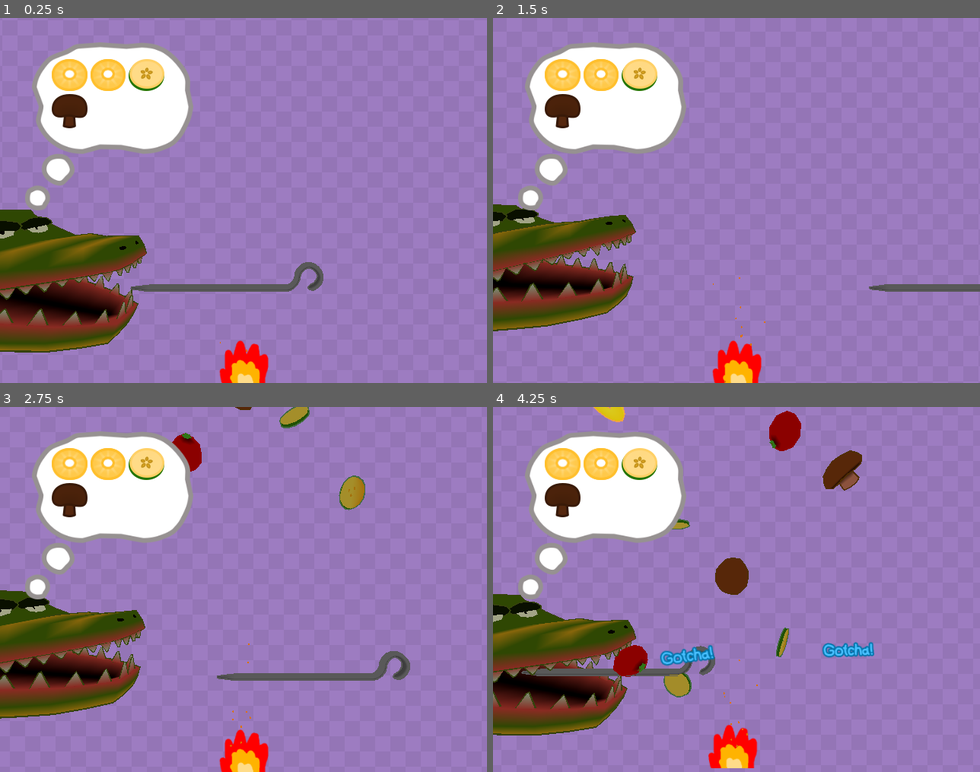
Above: before the commit, frames 1-4 (two rows, left to right).
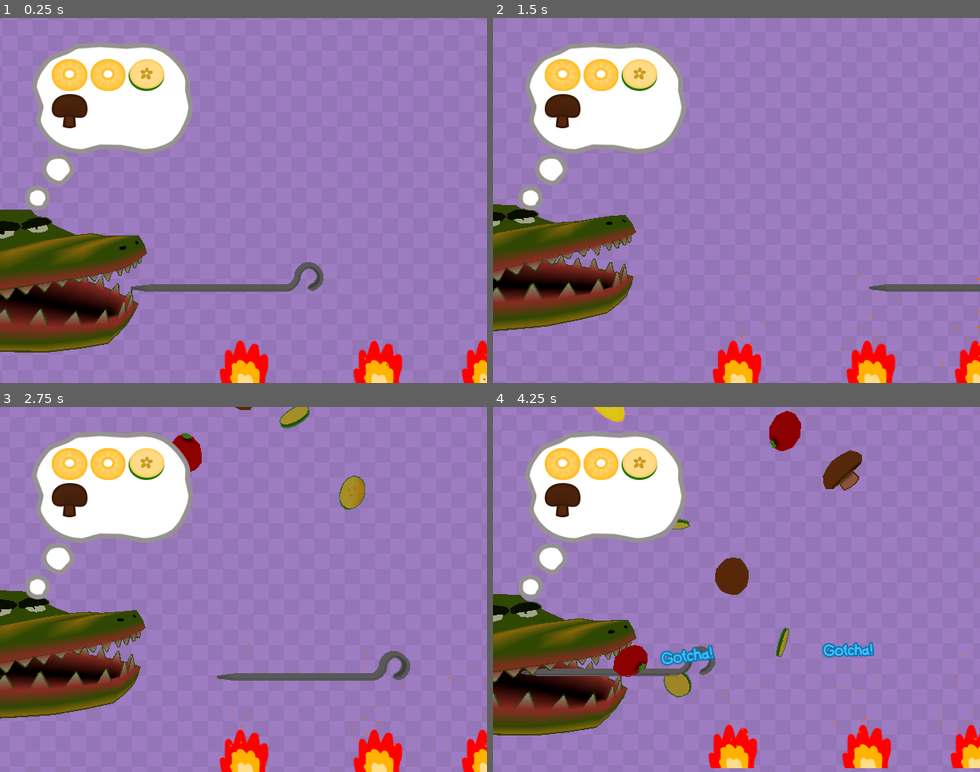
Above: after the commit, the same moments.

Repository: MartinLeGrand/AGES2026GameJam
Game: Godot game, scene res://Project/Maps/GameScene.tscn
Two runs of this game, one before a commit and one after it. Both use one fixed random seed, a clock stepped at 60 frames per second and the inputs below. The engine's default icon, where the game draws it, is replaced by a stand-in: a white triangle on a blue panel in a dark square.
Inputs:
- Up to frame 1 (0.25 s): no input
- Up to frame 2 (1.5 s): hold Right (ui_right) 0.53-1.28 s; tap Space (chomp) at 0.6, 1.35 s; hold Left (ui_left) from 1.28 s (still down)
- Up to frame 3 (2.75 s): release Left (ui_left) at 2.03 s; hold Right (ui_right) from 2.03 s (still down); tap Space (chomp) at 2.1 s
- Up to frame 4 (4.25 s): tap Space (chomp) at 2.85, 3.6 s; release Right (ui_right) at 3.53 s; hold Left (ui_left) from 3.53 s (still down)

The runs differ from the first frame. In frame 1, 1.3% of the frame differs, in the area x 72-100%, y 88-100%; in frame 2, 1.4%; in frame 3, 1.4%; in frame 4, 1.5%, in the area x 69-100%, y 67-99%.

Commit message:
More fire test

Diff:
--- a/Project/Maps/GameScene.tscn
+++ b/Project/Maps/GameScene.tscn
@@ -258,3 +258,9 @@
 
 [node name="Fire" parent="." unique_id=88479697 instance=ExtResource("10_q8uac")]
 transform = Transform3D(1, 0, 0, 0, 1, 0, 0, 0, 1, 0, -6.6969757, -5)
+
+[node name="Fire2" parent="." unique_id=1384899858 instance=ExtResource("10_q8uac")]
+transform = Transform3D(1, 0, 0, 0, 1, 0, 0, 0, 1, 5.8637524, -6.6969757, -5)
+
+[node name="Fire3" parent="." unique_id=917897789 instance=ExtResource("10_q8uac")]
+transform = Transform3D(1, 0, 0, 0, 1, 0, 0, 0, 1, 10.607111, -6.6969757, -5)
